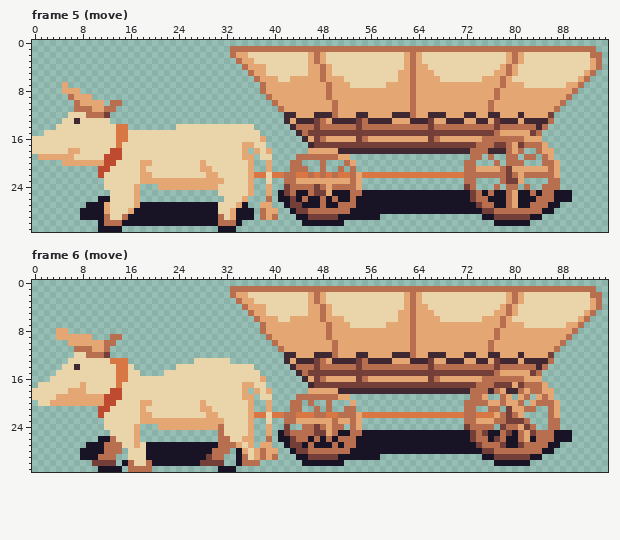
Pixel-art file -- Assets/Sprites/Wagon.aseprite. The picture above was drawn from the file before the commit.
96x32 pixels, 6 frames. Shown: frame 5 (move), frame 6 (move). The commit also changed other frames, which this record leaves out.
After:
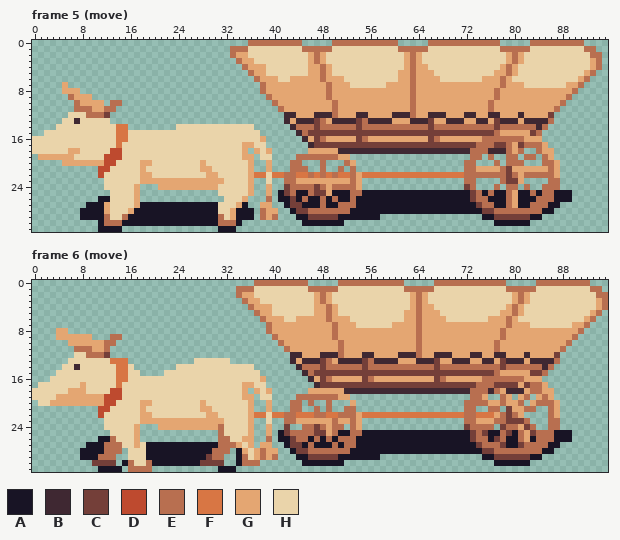
Palette (. is transparent): A #181425  B #3f2832  C #743f39  D #be4a2f  E #b86f50  F #d87644  G #e4a672  H #ead4aa
The exact change:
Changed rows in their new state; - is an unchanged pixel.
Frame 5 (move), layer "Body":
first column x 36:
 0 EEEEEEEEE-----EEEEEEEEEEE-----EEEEEEEEEEEE-----EEEEEEEEE
 1 HHHHHHHHH-----HHHHHHHHHHH-----HHHHHHHHHHHH-----HHHHHHHHH
Frame 6 (move), layer "Body":
first column x 33:
 0 ----EEEEEEEEE-----EEEEEEEEEEE-----EEEEEEEEEEEE-----EEEEEEEEE---
 1 .---HHHHHHHHH-----HHHHHHHHHHH-----HHHHHHHHHHHH-----HHHHHHHHH-E-
 2 .E-G---------HGEG------------HGEG-------------HGEG----------H-E
 3 -.E-G--------HGEG------------HGEG-------------HGEG----------HGE
 4 --.E--G------H-GEG-----------HGE-G-----------HGEG-----------HGE
 5 ---.E-G------H-GEG----------H-GE--G---------H-GEG----------HGE-
 6 ----.E--G-H----GE--G--------H-GE---G------H--GEG----------HGE--
 7 -----.E---------GE--G-----H---GE-------------GE--G------H-GE---
 8 -----.E---------GE------------GE------------GE-----------GE----
 9 ------.E--------GE------------GE------------GE----------GE-----
10 -------.E--------GE-----------GE-----------GE----------GE------
11 --------.E-------GE-----------GE-----------GE---------GE-------
12 ---------.-B--G--BE--G-B---G--BE-G--B--G-B-G-B--GB---GC--------
13 ---------.BG--BCEG---BCE---B--G--BC-G--B-G-BGC--BG---BE--------
14 ----------.B--EC-----EC----------EC---------EC-----EBE---------
15 -----------.BE-------------------------------------CE----------
16 ------------.BGCE----GCE---------GCE---------------------------
17 -------------.B--------------------------------CGC-------------
18 ------------------G-----------------------------B--------------
Changed places in both pictures, as pixel boxes (x1, y1, x2, y2):
changed: (248, 40, 302, 52)
changed: (332, 40, 398, 52)
changed: (428, 40, 500, 52)
changed: (530, 40, 584, 52)
changed: (230, 280, 608, 394)
